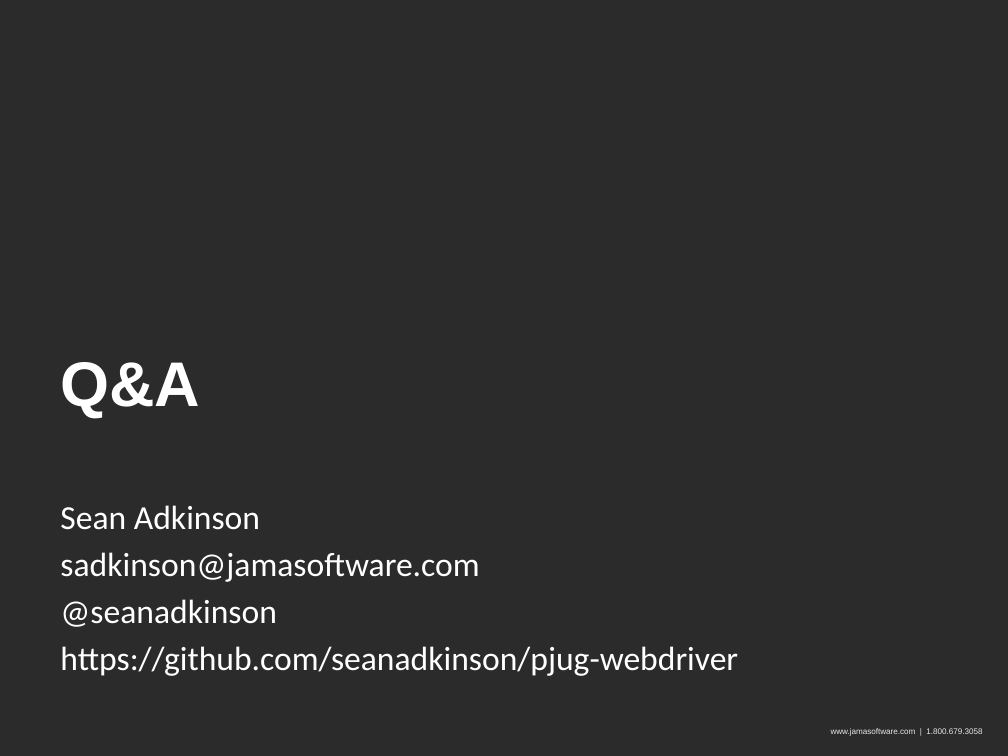
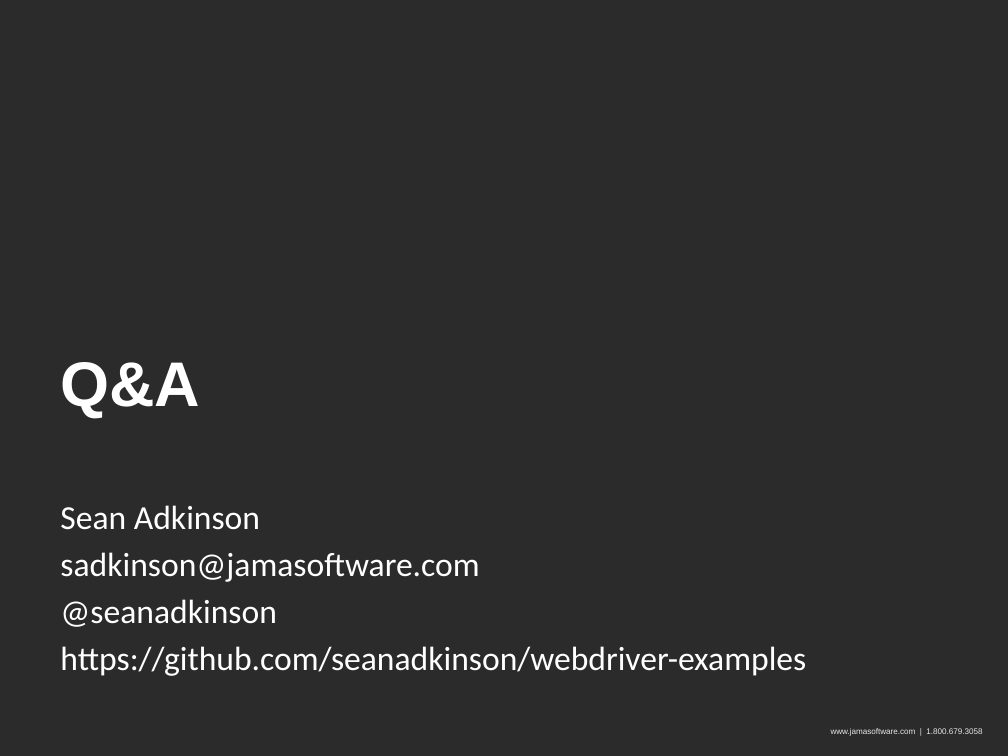
Before and after one commit to seanadkinson/webdriver-examples, a slide deck: slide 41 of slides.pptx. Drawn at 1008x756 pixels with LibreOffice and Linux fonts; fonts in the diff are those of the drawing; background and template pictures are left out; a plain dark background stands for a picture behind light text. Boxes give left, top, right and bottom in pixels: in the first picture for what was removed or moved away, otherwise in the second. Text is boxed around its words. In the diff, an @@ line names an element or a change of style, - is before the commit and + after.

```diff
--- a/slides.pptx
+++ b/slides.pptx
@@ text at bbox=[60, 646, 806, 676]: text changed @@
-https://github.com/seanadkinson/pjug-webdriver
+https://github.com/seanadkinson/webdriver-examples
```
Also in this commit, not shown: 7 other slides changed, 1 slide added, 1 slide removed, 6 other files.
